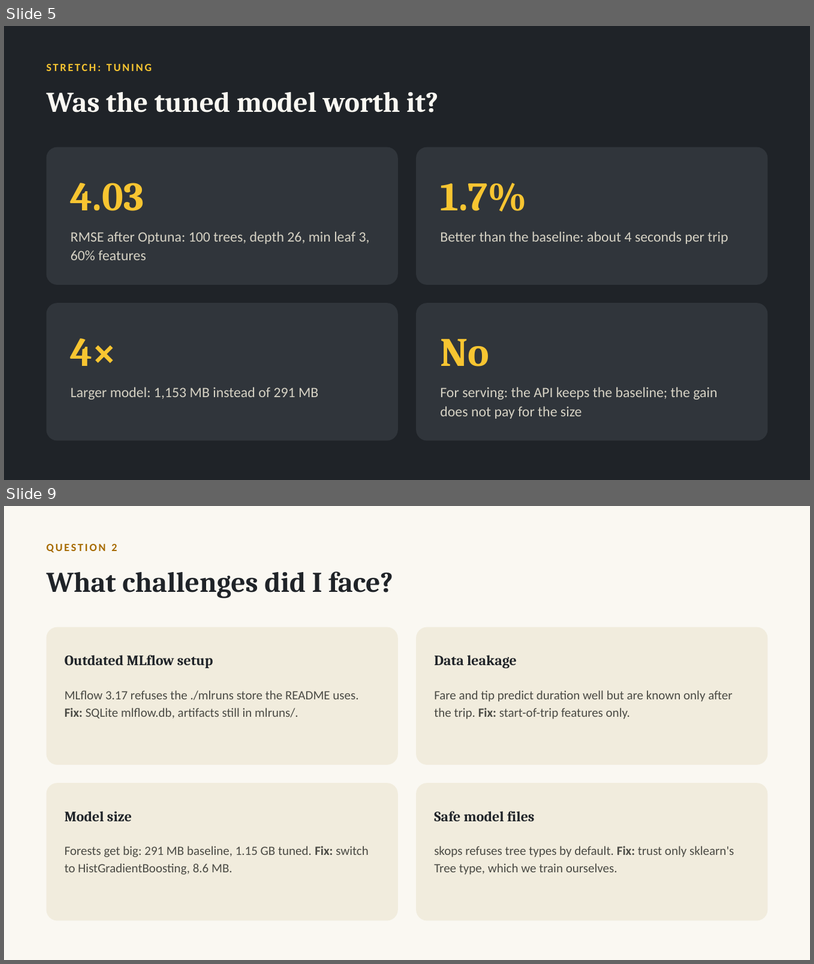
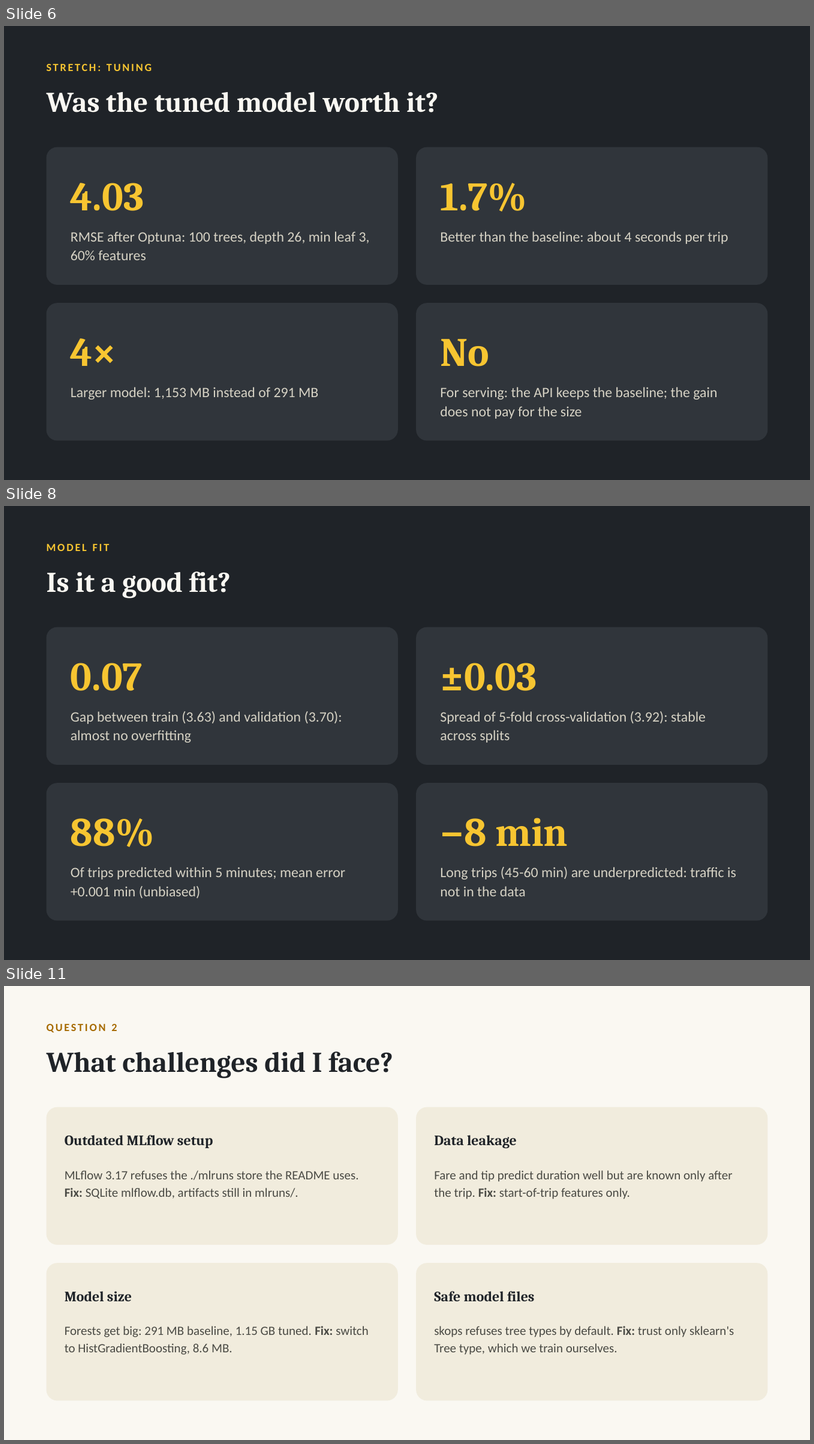
Before and after one commit to jeevan516/model-deployment-project, a slide deck: presentation/model-deployment-project.pptx. Shown one above the other, each under a label of ours: slides 5 and 9 before the commit, slides 6, 8 and 11 after it; the slides between them are not shown. The pictures are 814x964 and 814x1444 pixels, drawn with LibreOffice and Linux fonts; fonts in the diff are those of the drawing. Boxes give left, top, right and bottom in pixels: in the first picture for what was removed or moved away, otherwise in the second. Text is boxed around its words. In the diff, an @@ line names an element or a change of style, - is before the commit and + after.

Commit message:
Data checks, six-model comparison (XGBoost, LightGBM, route-speed baseline), Optuna dashboard, fit analysis; serve HistGradientBoosting trained on all rows (RMSE 3.70)

```diff
--- a/presentation/model-deployment-project.pptx
+++ b/presentation/model-deployment-project.pptx
@@ slide 8 added at [4, 506, 810, 960], background #1F2328 @@
@@ text added at [47, 544, 110, 551], 13 pt, text #F7C531, bold @@
+MODEL FIT
@@ text added at [47, 571, 230, 598], 34 pt, text #FAF8F2, bold @@
+Is it a good fit?
@@ rounded rectangle added at [47, 627, 398, 765], fill #30353B @@
@@ rounded rectangle added at [417, 627, 768, 765], fill #30353B @@
@@ text added at [71, 663, 143, 691], 48 pt, text #F7C531, bold @@
+0.07
@@ text added at [440, 663, 537, 691], 48 pt, text #F7C531, bold @@
+±0.03
@@ text added at [71, 711, 342, 742], 17 pt, text #D6D2C4 @@
+Gap between train (3.63) and validation (3.70): almost no overfitting
@@ text added at [440, 711, 706, 742], 17 pt, text #D6D2C4 @@
+Spread of 5-fold cross-validation (3.92): stable across splits
@@ rounded rectangle added at [47, 783, 398, 920], fill #30353B @@
@@ rounded rectangle added at [417, 783, 768, 920], fill #30353B @@
@@ text added at [71, 818, 155, 847], 48 pt, text #F7C531, bold @@
+88%
@@ text added at [440, 817, 568, 846], 48 pt, text #F7C531, bold @@
+−8 min
@@ text added at [71, 867, 345, 898], 17 pt, text #D6D2C4 @@
+Of trips predicted within 5 minutes; mean error +0.001 min (unbiased)
@@ text added at [440, 867, 737, 896], 17 pt, text #D6D2C4 @@
+Long trips (45-60 min) are underpredicted: traffic is not in the data
@@ what was slide 5 is now slide 6 @@
@@ what was slide 9 is now slide 11 @@
```
Also in this commit, not shown: 7 slides changed, 1 other slide added, 16 other files.
